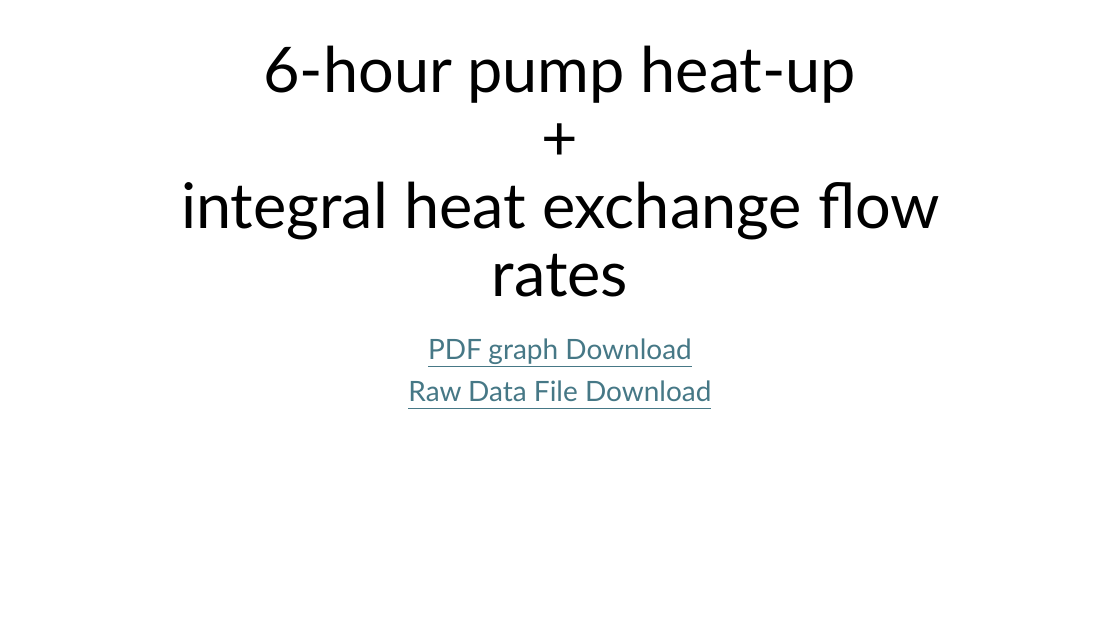
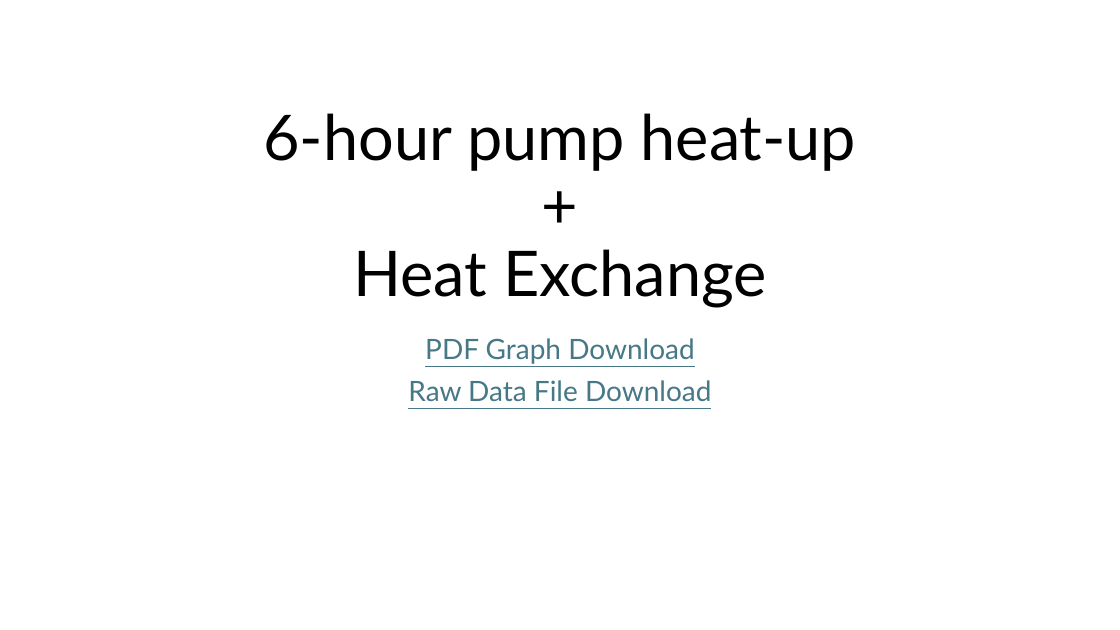
Before and after one commit to ARTS-Laboratory/thermal-loop, a slide deck: slide 8 of resources/Thermal_loop_data/Thermal Loop Data Graphs.pptx (slide 6 before the commit). Drawn at 1120x630 pixels with LibreOffice and Linux fonts; fonts in the diff are those of the drawing. Boxes give left, top, right and bottom in pixels: in the first picture for what was removed or moved away, otherwise in the second. Text is boxed around its words. In the diff, an @@ line names an element or a change of style, - is before the commit and + after.

```diff
--- a/resources/Thermal_loop_data/Thermal Loop Data Graphs.pptx
+++ b/resources/Thermal_loop_data/Thermal Loop Data Graphs.pptx
@@ title at [263,113,857,308]: text changed @@
-6-hour pump heat-up
-+
-integral heat exchange flow rates
+6-hour pump heat-up
++
+Heat Exchange
@@ subtitle at [425,338,694,364]: text changed @@
-PDF graph Download
+PDF Graph Download
```
Also in this commit, not shown: 2 other slides changed, 16 slides added.
